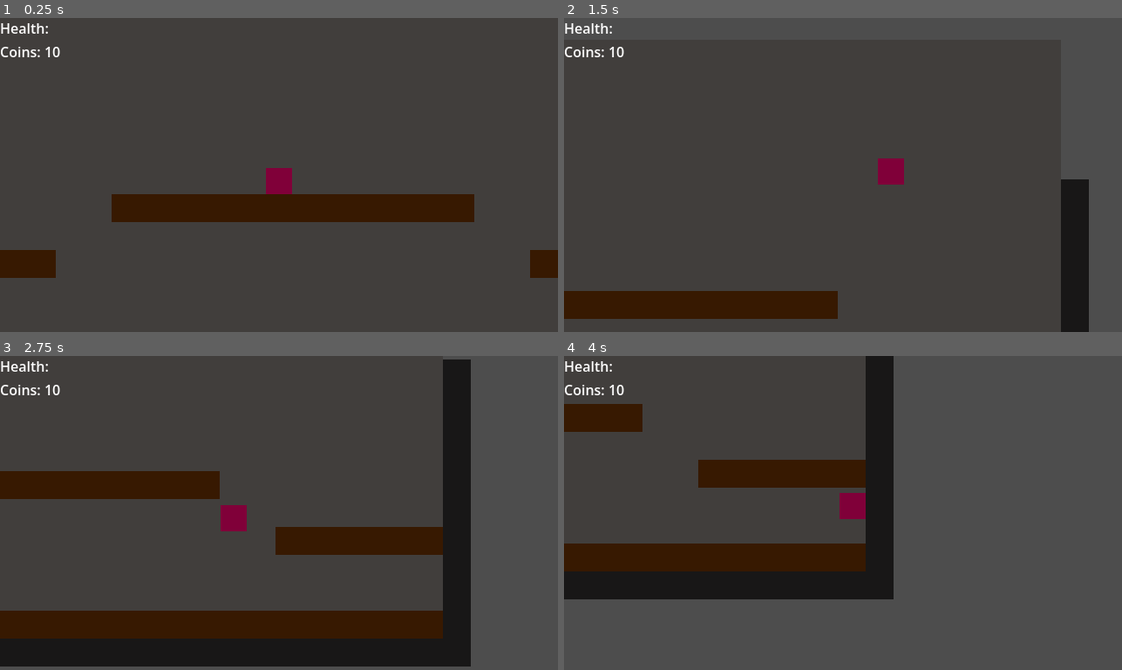
Above: before the commit, frames 1-4 (two rows, left to right).
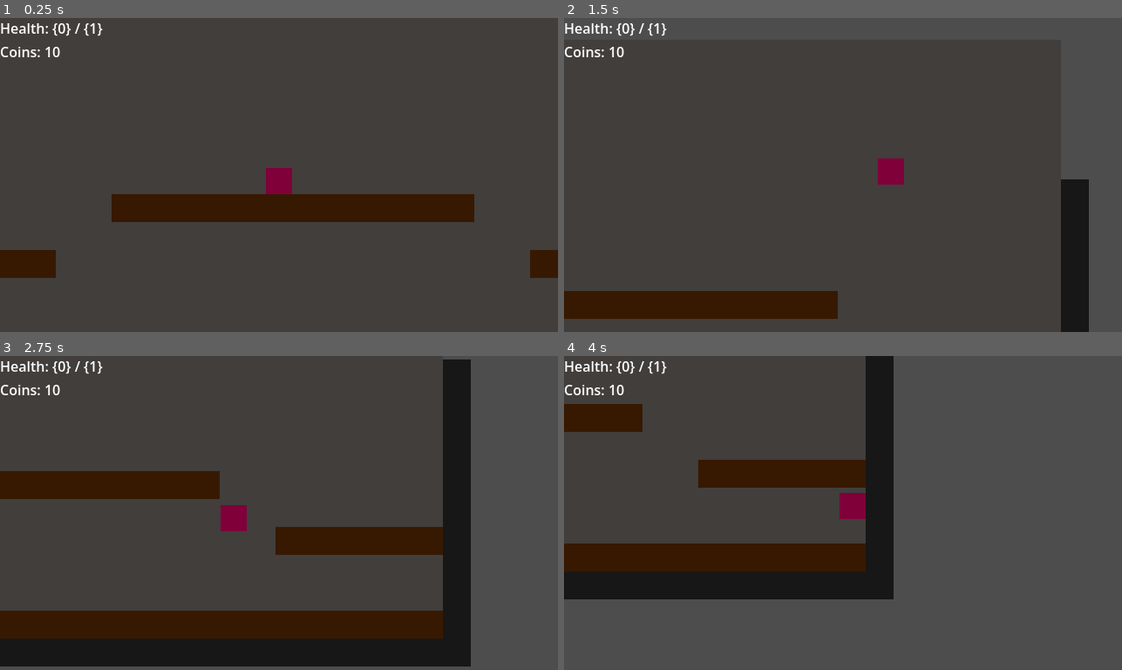
Above: after the commit, the same moments.

Repository: violetstone17/mr.-crowley
Game: Godot game, scene res://scenes/Areas/cantina.tscn
The game is run twice, just before and just after one commit, with the same random seed, the same clock (stepped at 60 frames per second) and the same inputs.
Inputs (mouse positions are in pixels of both pictures, inside the frame that each line leads up to):
- Up to frame 1 (0.25 s): no input
- Up to frame 2 (1.5 s): move the mouse to (965, 159) at 0.52 s; hold D (moveRight) from 0.53 s (still down); click (965, 159) at 0.6 s; tap Space (jump) at 0.77 s; move the mouse to (731, 190) at 1.27 s; click (731, 190) at 1.35 s
- Up to frame 3 (2.75 s): tap Space (jump) at 1.52 s; move the mouse to (334, 443) at 2.02 s; release D (moveRight) at 2.03 s; hold A (moveLeft) from 2.03 s (still down); click (334, 443) at 2.1 s
- Up to frame 4 (4 s): move the mouse to (815, 575) at 2.77 s; release A (moveLeft) at 2.78 s; hold D (moveRight) from 2.78 s (still down); click (815, 575) at 2.85 s; tap Space (jump) at 3.02, 3.77 s; move the mouse to (1010, 560) at 3.52 s; click (1010, 560) at 3.6 s

The runs differ from the first frame. In frame 1, 0.1% of the frame differs, in the area x 9-19%, y 1-6%; in frame 2, 0.1%; in frame 3, 0.1%; in frame 4, 0.1%.

Commit message:
got health to show but not correctly

Diff:
--- a/mr.-crawly/scenes/Areas/dungeon_layer.tscn
+++ b/mr.-crawly/scenes/Areas/dungeon_layer.tscn
@@ -1,13 +1,14 @@
 [gd_scene format=4 uid="uid://dp1ewhqf5yg47"]
 
-[ext_resource type="TileSet" uid="uid://dp0cjmrl8b0f1" path="res://assets/basicTileSet.tres" id="1_w1tr2"]
-[ext_resource type="PackedScene" uid="uid://cf82iijems8mo" path="res://scenes/player.tscn" id="2_35015"]
-[ext_resource type="PackedScene" uid="uid://bi7cnf77vddk7" path="res://scenes/Items/door.tscn" id="3_35015"]
-[ext_resource type="PackedScene" uid="uid://bsq74d40nqxn" path="res://scenes/enemyScenes/skeleton.tscn" id="3_nhw2d"]
-[ext_resource type="PackedScene" uid="uid://b0aojr1olpe3u" path="res://scenes/enemyScenes/dummy_enemy.tscn" id="4_8f742"]
-[ext_resource type="PackedScene" uid="uid://hysvku473crl" path="res://scenes/enemyScenes/bat.tscn" id="5_5kepm"]
-[ext_resource type="PackedScene" uid="uid://v3rgsyttn0qj" path="res://scenes/enemyScenes/bonkMan.tscn" id="7_1mghq"]
-[ext_resource type="PackedScene" uid="uid://c6uqh6cniydtn" path="res://scenes/Items/dungeon_door.tscn" id="8_n7esk"]
+[ext_resource type="TileSet" uid="uid://dp0cjmrl8b0f1" path="res://assets/basicTileSet.tres" id="1_hm4xs"]
+[ext_resource type="PackedScene" uid="uid://bi7cnf77vddk7" path="res://scenes/Items/door.tscn" id="2_ps37q"]
+[ext_resource type="PackedScene" uid="uid://bsq74d40nqxn" path="res://scenes/enemyScenes/skeleton.tscn" id="3_1iabx"]
+[ext_resource type="PackedScene" uid="uid://cf82iijems8mo" path="res://scenes/player.tscn" id="4_yftn8"]
+[ext_resource type="PackedScene" uid="uid://b0aojr1olpe3u" path="res://scenes/enemyScenes/dummy_enemy.tscn" id="5_p8pel"]
+[ext_resource type="PackedScene" uid="uid://hysvku473crl" path="res://scenes/enemyScenes/bat.tscn" id="6_0tisj"]
+[ext_resource type="PackedScene" uid="uid://v3rgsyttn0qj" path="res://scenes/enemyScenes/bonkMan.tscn" id="7_km7rp"]
+[ext_resource type="PackedScene" uid="uid://c6uqh6cniydtn" path="res://scenes/Items/dungeon_door.tscn" id="8_qivsq"]
+[ext_resource type="PackedScene" uid="uid://04en5jukf3h3" path="res://scenes/UI/HUD.tscn" id="9_2pr58"]
 
 [node name="DungeonLayer" type="Node2D" unique_id=198205434]
 
@@ -15,45 +16,47 @@
 visible = false
 tile_map_data = PackedByteArray("AAAAAAAAAAAAAAAAAAAAAAEAAAABAAAAAAAAAAIAAAABAAAAAAABAAIAAAAAAAEAAAACAAIAAAAAAAEAAAADAA …(7536 unchanged characters)…
 enabled = false
-tile_set = ExtResource("1_w1tr2")
+tile_set = ExtResource("1_hm4xs")
 
-[node name="door" parent="top down level" unique_id=604020864 instance=ExtResource("3_35015")]
+[node name="door" parent="top down level" unique_id=604020864 instance=ExtResource("2_ps37q")]
 visible = false
 position = Vector2(-192, 1025)
 
-[node name="skeleton" parent="top down level" unique_id=2016341882 instance=ExtResource("3_nhw2d")]
+[node name="skeleton" parent="top down level" unique_id=2016341882 instance=ExtResource("3_1iabx")]
 visible = false
 
 [node name="side view level" type="TileMapLayer" parent="." unique_id=1924376615]
 tile_map_data = PackedByteArray("AAAAAAMAAAABAAAAAAABAAMAAAABAAAAAAACAAMAAAABAAAAAAADAAMAAAABAAAAAAAEAAMAAAABAAAAAAAFAA …(13728 unchanged characters)…
-tile_set = ExtResource("1_w1tr2")
+tile_set = ExtResource("1_hm4xs")
 
-[node name="door2" parent="side view level" unique_id=795439117 instance=ExtResource("3_35015")]
+[node name="door2" parent="side view level" unique_id=795439117 instance=ExtResource("2_ps37q")]
 position = Vector2(175, 62.999996)
 
-[node name="player" parent="." unique_id=902986622 instance=ExtResource("2_35015")]
+[node name="player" parent="." unique_id=902986622 instance=ExtResource("4_yftn8")]
 position = Vector2(38, 37)
 scale = Vector2(0.65, 0.65)
 
-[node name="dummyenemy" parent="." unique_id=356996311 instance=ExtResource("4_8f742")]
+[node name="dummyenemy" parent="." unique_id=356996311 instance=ExtResource("5_p8pel")]
 position = Vector2(427, 181)
 
-[node name="bat" parent="." unique_id=22917944 instance=ExtResource("5_5kepm")]
+[node name="bat" parent="." unique_id=22917944 instance=ExtResource("6_0tisj")]
 position = Vector2(457, 55)
 
-[node name="bat2" parent="." unique_id=458026080 instance=ExtResource("5_5kepm")]
+[node name="bat2" parent="." unique_id=458026080 instance=ExtResource("6_0tisj")]
 position = Vector2(443, 71)
 
-[node name="bat3" parent="." unique_id=336178983 instance=ExtResource("5_5kepm")]
+[node name="bat3" parent="." unique_id=336178983 instance=ExtResource("6_0tisj")]
 position = Vector2(460, 78)
 
-[node name="skeleton" parent="." unique_id=2009162983 instance=ExtResource("3_nhw2d")]
+[node name="skeleton" parent="." unique_id=2009162983 instance=ExtResource("3_1iabx")]
 position = Vector2(171, 396)
 speed = 50.0
 
-[node name="bonkMan" parent="." unique_id=810643553 instance=ExtResource("7_1mghq")]
+[node name="bonkMan" parent="." unique_id=810643553 instance=ExtResource("7_km7rp")]
 position = Vector2(1358, 490)
 scale = Vector2(2, 2)
 
-[node name="dungeonDoor" parent="." unique_id=1845087460 instance=ExtResource("8_n7esk")]
+[node name="dungeonDoor" parent="." unique_id=1845087460 instance=ExtResource("8_qivsq")]
 position = Vector2(1440, 512.00006)
+
+[node name="HUD" parent="." unique_id=1248918659 instance=ExtResource("9_2pr58")]
--- a/mr.-crawly/scenes/UI/HUD.tscn
+++ b/mr.-crawly/scenes/UI/HUD.tscn
@@ -2,7 +2,7 @@
 
 [ext_resource type="Script" uid="uid://w2p7hevgiy6i" path="res://scenes/UI/hud.gd" id="1_5fyfn"]
 
-[node name="CanvasLayer" type="CanvasLayer" unique_id=1248918659]
+[node name="HUD" type="CanvasLayer" unique_id=1248918659]
 script = ExtResource("1_5fyfn")
 
 [node name="MarginContainer" type="MarginContainer" parent="." unique_id=735267837]
--- a/mr.-crawly/scenes/UI/hud.gd
+++ b/mr.-crawly/scenes/UI/hud.gd
@@ -1,13 +1,16 @@
 extends CanvasLayer
 
 @onready var coinLabel: Label = %CoinLabel
-
+@onready var healthLabel: Label = %HealthLabel
+var healthFormat: String = "Health: {0} / {1}"
+var coinsFormat: String = "Coins: {0}"
 
 # Called when the node enters the scene tree for the first time.
 func _ready() -> void:
-	%CoinLabel.text = str("Coins:  + {GameState.coins}")
-	%HealthLabel.text = "Health: "
+	coinLabel.text = coinsFormat.format([GameState.coins])
+	healthLabel.text = healthFormat.format([[GameState.currentHealth], [GameState.maxHealth]])
 	GameState.coinsChanged.connect(coinUpdate)
+	GameState.healthChanged.connect(healthChanged)
 	GameState.coins += 10
 
 # Called every frame. 'delta' is the elapsed time since the previous frame.
@@ -16,6 +19,8 @@
 		GameState.coins += 10
 
 
+func healthChanged(newAmount):
+	healthLabel.text = healthFormat.format([[newAmount], [GameState.maxHealth]])
 
 func coinUpdate(newAmount):
 	coinLabel.text = str("Coins: ", newAmount)
--- a/mr.-crawly/scripts/gameState.gd
+++ b/mr.-crawly/scripts/gameState.gd
@@ -1,7 +1,7 @@
 extends Node
 
 signal coinsChanged(newAmount)
-
+signal healthChanged(newAmount)
 
 
 #for player tracking/ position data
@@ -13,6 +13,13 @@
 		coins = value
 		coinsChanged.emit(coins)
 
+var maxHealth: int = 0
+
+var currentHealth: int = 0:
+	set(value):
+		currentHealth = value
+		healthChanged.emit()
+
 var hasDungeonKey: bool = false
 var dungeonCleared: bool = false
 
--- a/mr.-crawly/scripts/playerScripts/player.gd
+++ b/mr.-crawly/scripts/playerScripts/player.gd
@@ -23,6 +23,8 @@
 
 func _ready() -> void:
 	GameState.playerRef = self
+	GameState.currentHealth = health
+	GameState.maxHealth = health
 	add_to_group("player")
 
 	#Start with hitbox OFF (no free hits while walking around (right now))
@@ -109,6 +111,7 @@
 		return
 	iframes = iframeDuration
 	health -= amount
+	GameState.currentHealth = health
 	print(name, " took ", amount, " damage. Health: ", health)
 	if health <= 0:
 		die()
